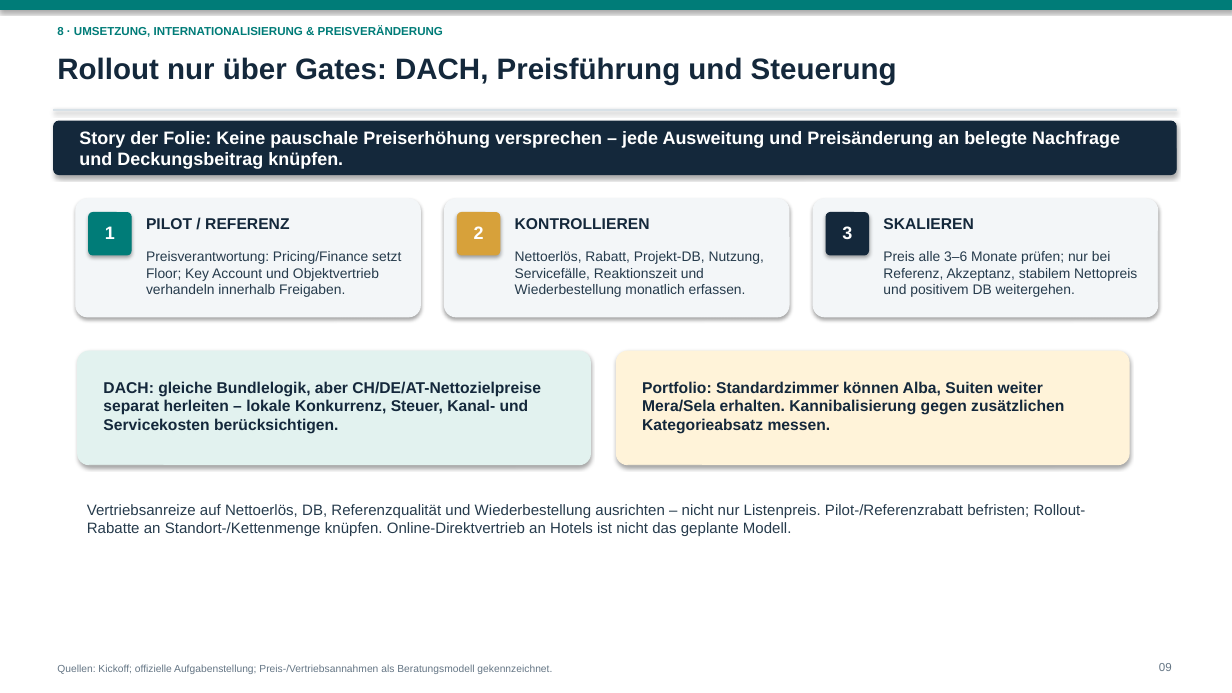
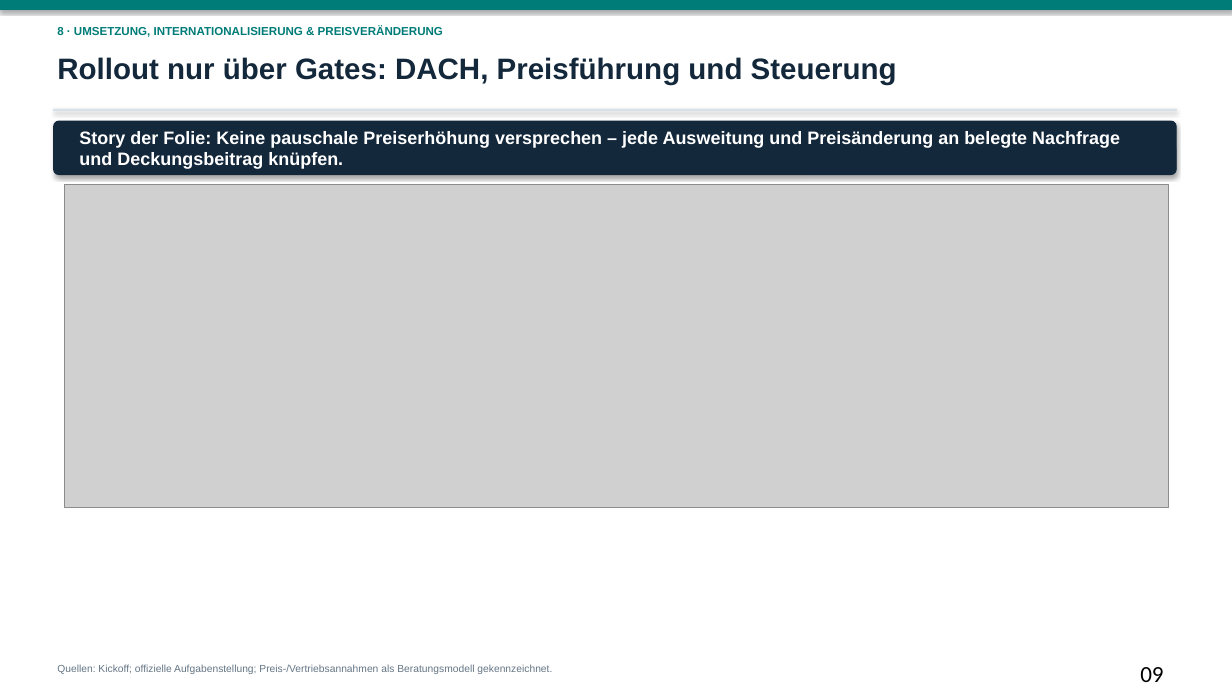
Before and after one commit to dhueppi/ZHAW_CAS_PRICING_01, a slide deck: slide 9 of leistungsnachweis_2/LN2_AquaClean_Alba_Hotel_Preiskonzept_2026.pptx. Drawn at 1232x693 pixels with LibreOffice and Linux fonts; fonts in the diff are those of the drawing; grey boxes stand for pictures. Boxes give left, top, right and bottom in pixels: in the first picture for what was removed or moved away, otherwise in the second. Text is boxed around its words. In the diff, an @@ line names an element or a change of style, - is before the commit and + after.

Commit message:
Add new charts and assumptions documentation for performance analysis
- Implemented 10 new Python scripts to generate various charts related to pricing, performance, and break-even analysis.
- Created a markdown file detailing assumptions behind the charts, including market analysis and team inputs.
- Developed a chart theme module for consistent styling across all visualizations.
- Added a script to insert generated charts into a PowerPoint presentation, ensuring proper formatting and layout.
- Generated output images for each chart, enhancing the visual representation of data for the project.

```diff
--- a/leistungsnachweis_2/LN2_AquaClean_Alba_Hotel_Preiskonzept_2026.pptx
+++ b/leistungsnachweis_2/LN2_AquaClean_Alba_Hotel_Preiskonzept_2026.pptx
@@ picture added at <box>65,185,1169,507</box> @@
@@ rounded rectangle removed at <box>76,199,421,317</box> @@
@@ rounded rectangle removed at <box>445,199,789,317</box> @@
@@ rounded rectangle removed at <box>813,199,1158,317</box> @@
@@ rounded rectangle removed at <box>89,213,131,255</box> @@
@@ text removed at <box>105,226,115,239</box> @@
-1
@@ text removed at <box>146,218,289,229</box> @@
-PILOT / REFERENZ
@@ rounded rectangle removed at <box>457,213,500,255</box> @@
@@ text removed at <box>474,226,484,239</box> @@
-2
@@ text removed at <box>515,218,650,229</box> @@
-KONTROLLIEREN
@@ rounded rectangle removed at <box>826,213,869,255</box> @@
@@ text removed at <box>842,226,852,239</box> @@
-3
@@ text removed at <box>883,218,974,229</box> @@
-SKALIEREN
@@ text removed at <box>146,251,401,297</box> @@
-Preisverantwortung: Pricing/Finance setzt Floor; Key Account und Objektvertrieb verhandeln innerhalb Freigaben.
@@ text removed at <box>515,251,764,297</box> @@
-Nettoerlös, Rabatt, Projekt-DB, Nutzung, Servicefälle, Reaktionszeit und Wiederbestellung monatlich erfassen.
@@ text removed at <box>883,251,1137,297</box> @@
-Preis alle 3–6 Monate prüfen; nur bei Referenz, Akzeptanz, stabilem Nettopreis und positivem DB weitergehen.
@@ rounded rectangle removed at <box>78,351,591,465</box> @@
@@ rounded rectangle removed at <box>616,351,1129,465</box> @@
@@ text removed at <box>103,381,541,434</box> @@
-DACH: gleiche Bundlelogik, aber CH/DE/AT-Nettozielpreise separat herleiten – lokale Konkurrenz, Steuer, Kanal- und Servicekosten berücksichtigen.
@@ text removed at <box>642,381,1064,434</box> @@
-Portfolio: Standardzimmer können Alba, Suiten weiter Mera/Sela erhalten. Kannibalisierung gegen zusätzlichen Kategorieabsatz messen.
@@ text removed at <box>87,504,1086,536</box> @@
-Vertriebsanreize auf Nettoerlös, DB, Referenzqualität und Wiederbestellung ausrichten – nicht nur Listenpreis. Pilot-/Referenzrabatt befristen; Rollout-Rabatte an Standort-/Kettenmenge knüpfen. Online-Direktvertrieb an Hotels ist nicht das geplante Modell.
@@ text "09" at <box>1140,667,1163,682</box>: size 9 to 18 pt, font Arial to Calibri, text colour #657685 to #000000; alignment right to left @@
```
Also in this commit, not shown: 16 other slides changed, 1 slide added, 21 other files.
